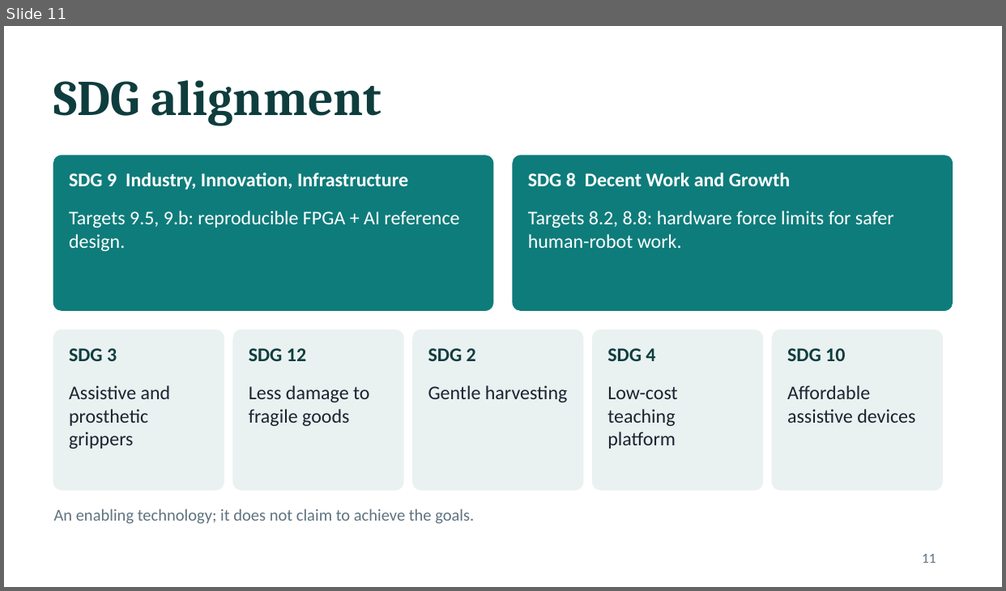
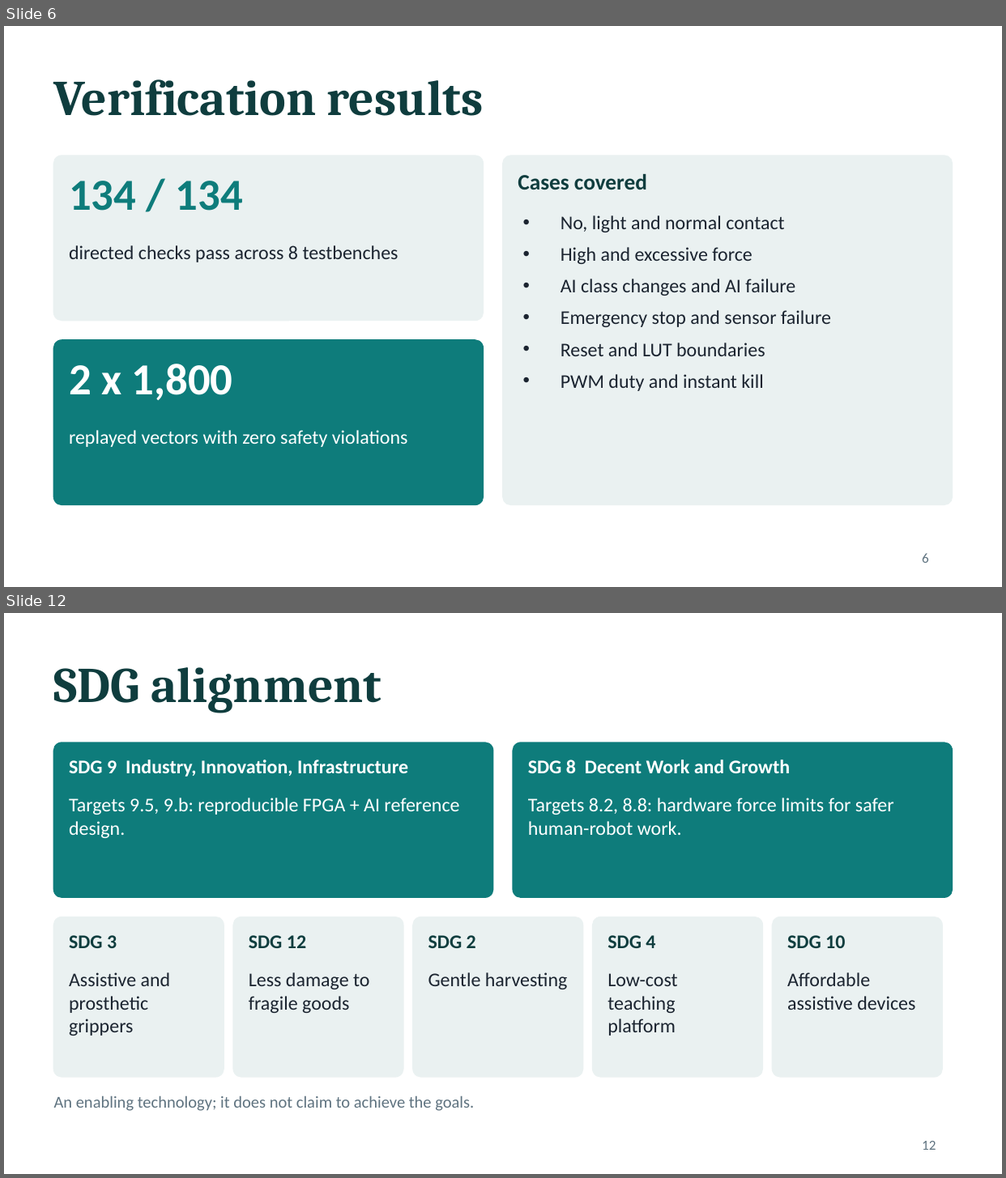
Before and after one commit to sanjiv283/tactile-reflex-system, a slide deck: docs/tactile_reflex_system.pptx. Shown one above the other, each under a label of ours: slide 11 before the commit, slides 6 and 12 after it; the slides between them are not shown. The pictures are 1006x591 and 1006x1178 pixels, drawn with LibreOffice and Linux fonts; fonts in the diff are those of the drawing. Boxes give left, top, right and bottom in pixels: in the first picture for what was removed or moved away, otherwise in the second. Text is boxed around its words. In the diff, an @@ line names an element or a change of style, - is before the commit and + after.

```diff
--- a/docs/tactile_reflex_system.pptx
+++ b/docs/tactile_reflex_system.pptx
@@ slide 6 added at [4, 26, 1002, 587], background #FFFFFF @@
@@ title added at [54, 79, 484, 116], 36 pt, text #0F3D3E, bold @@
+Verification results
@@ rounded rectangle added at [54, 156, 483, 320], fill #EAF1F1, outline #EAF1F1 1 pt @@
@@ rounded rectangle added at [503, 156, 952, 505], fill #EAF1F1, outline #EAF1F1 1 pt @@
@@ text added at [69, 181, 243, 211], 32 pt, text #0E7C7B, bold @@
+134 / 134
@@ text added at [518, 173, 647, 190], 16 pt, text #0F3D3E, bold @@
+Cases covered
@@ text added at [560, 216, 831, 391], 14 pt, text #1B2430 @@
+• No, light and normal contact
+• High and excessive force
+• AI class changes and AI failure
+• Emergency stop and sensor failure
+• Reset and LUT boundaries
+• PWM duty and instant kill
@@ text added at [69, 246, 398, 263], 14 pt, text #1B2430 @@
+directed checks pass across 8 testbenches
@@ rounded rectangle added at [54, 340, 483, 505], fill #0E7C7B, outline #0E7C7B 1 pt @@
@@ text added at [69, 364, 233, 400], 32 pt, text #FFFFFF, bold @@
+2 x 1,800
@@ text added at [69, 430, 408, 447], 14 pt, text #FFFFFF @@
+replayed vectors with zero safety violations
@@ page number added at [922, 553, 929, 563], 10 pt, text #5F7380 @@
+6
@@ what was slide 11 is now slide 12 @@
@@ page number at [922, 1141, 936, 1150]: text changed @@
-11
+12
```
Also in this commit, not shown: 6 slides changed, 6 other slides added, 6 slides removed, 11 other files.
